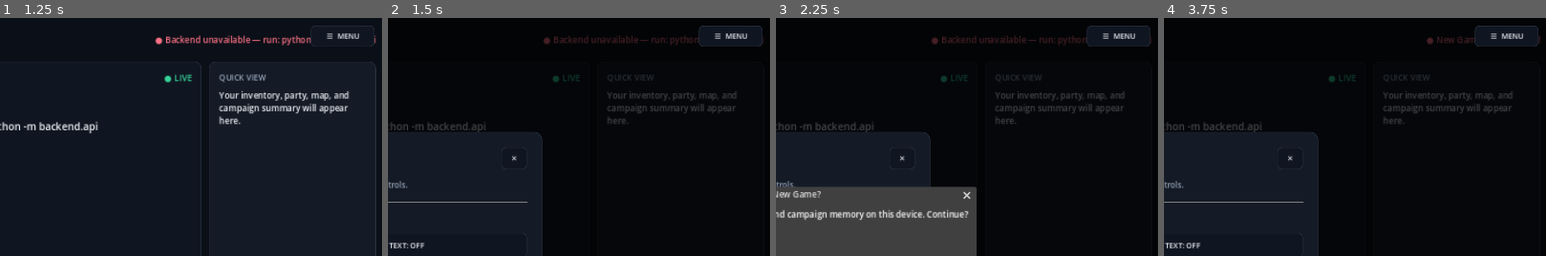
Above: before the commit, frames 1-4 (left to right).
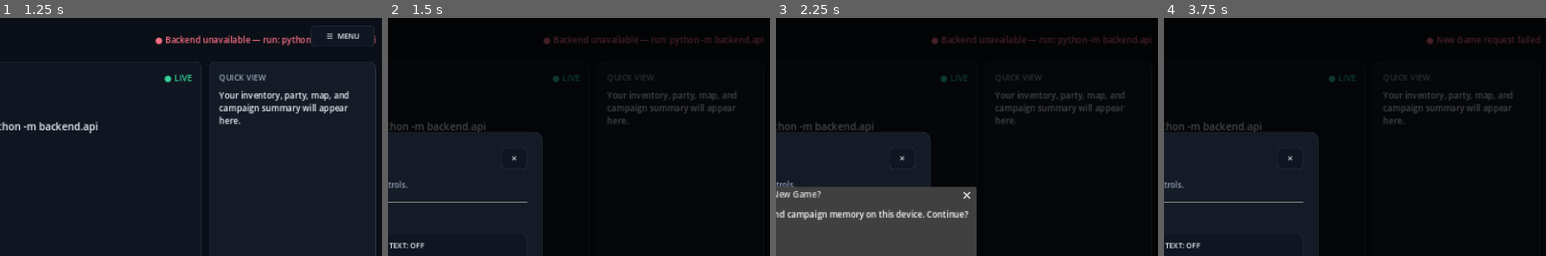
Above: after the commit, the same moments.

Repository: jjhartman2020-tech/the-shattered-realms
Game: Godot game, scene res://main.tscn
Same seed, same stepped clock (60 frames per second), same inputs: the game is played once before the commit and once after it.
Inputs (mouse positions are % of the whole screen's width and height, from its top left):
- Up to frame 1 (1.25 s): click (45, 87) at 0.52 s; type "12" at 0.6 s
- Up to frame 2 (1.5 s): click "☰ MENU" at 1.25 s
- Up to frame 3 (2.25 s): click "START NEW GAME" at 2 s
- Up to frame 4 (3.75 s): click "START NEW GAME" at 2.75 s; click "START NEW GAME" at 3.5 s
The pictures show only the part of the screen within x 49-99%, y 0-50%; the shares and areas given below are measured in that part.

Frame 1 is identical in both runs. In frame 2, 1.2% of the frame differs, in the area x 81-98%, y 3-12%; in frame 3, 1.2%; in frame 4, 1.2%.
Error before the commit: Invalid access to property or key 'backdrop' on a base object of type 'Control (menu_overlay.gd)'. (res://menu_button_proxy.gd:46)

Commit message:
Make menu button follow simplified settings overlay

Diff:
--- a/godot/menu_button_proxy.gd
+++ b/godot/menu_button_proxy.gd
@@ -34,17 +34,13 @@
 
 	overlay = get_parent().get_node_or_null("MenuOverlay")
 	pressed.connect(_open_menu)
-	# Listen at the viewport input level too. This makes the menu reliable even
-	# when Godot's embedded-game viewport or another full-screen Control consumes
-	# the normal GUI button event before it reaches this Button.
 	set_process_input(true)
 
 
 func _process(_delta: float) -> void:
 	if overlay == null:
 		overlay = get_parent().get_node_or_null("MenuOverlay")
-	if overlay != null and overlay.backdrop != null:
-		visible = not overlay.backdrop.visible
+	visible = overlay == null or not overlay.visible
 
 
 func _input(event: InputEvent) -> void:
@@ -52,10 +48,9 @@
 		return
 	if event is InputEventMouseButton:
 		var mouse_event := event as InputEventMouseButton
-		if mouse_event.button_index == MOUSE_BUTTON_LEFT and mouse_event.pressed:
-			if get_global_rect().has_point(mouse_event.position):
-				_open_menu()
-				get_viewport().set_input_as_handled()
+		if mouse_event.button_index == MOUSE_BUTTON_LEFT and mouse_event.pressed and get_global_rect().has_point(mouse_event.position):
+			_open_menu()
+			get_viewport().set_input_as_handled()
 	elif event is InputEventKey:
 		var key_event := event as InputEventKey
 		if key_event.pressed and not key_event.echo and key_event.keycode == KEY_M:
@@ -66,9 +61,5 @@
 func _open_menu() -> void:
 	if overlay == null:
 		overlay = get_parent().get_node_or_null("MenuOverlay")
-	if overlay == null:
-		return
-	# The overlay intentionally ignores mouse input while closed so it does not
-	# block the main game. Enable it before opening the modal menu.
-	overlay.mouse_filter = Control.MOUSE_FILTER_STOP
-	overlay._open_menu()
+	if overlay != null:
+		overlay._open_menu()
